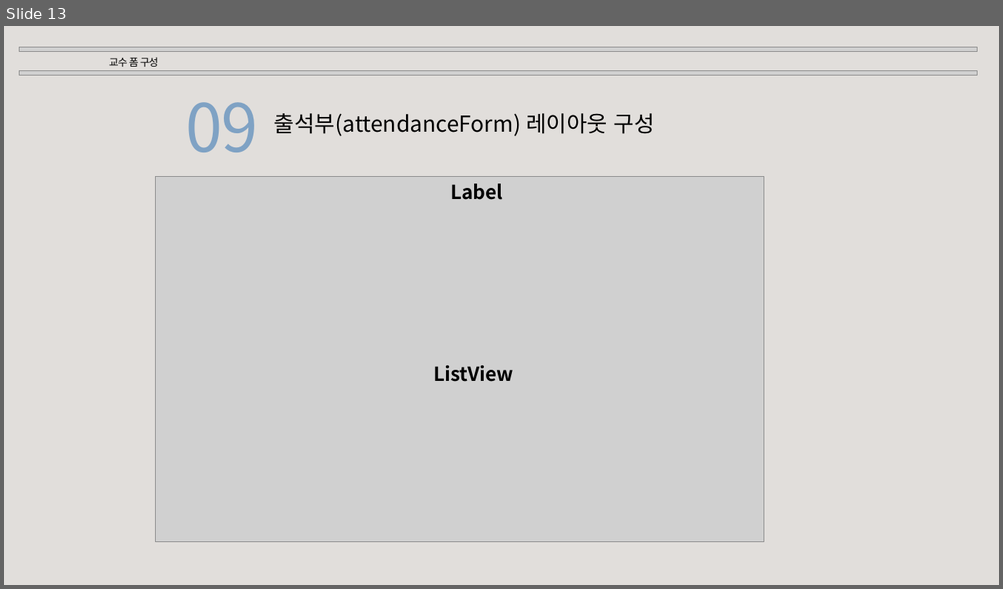
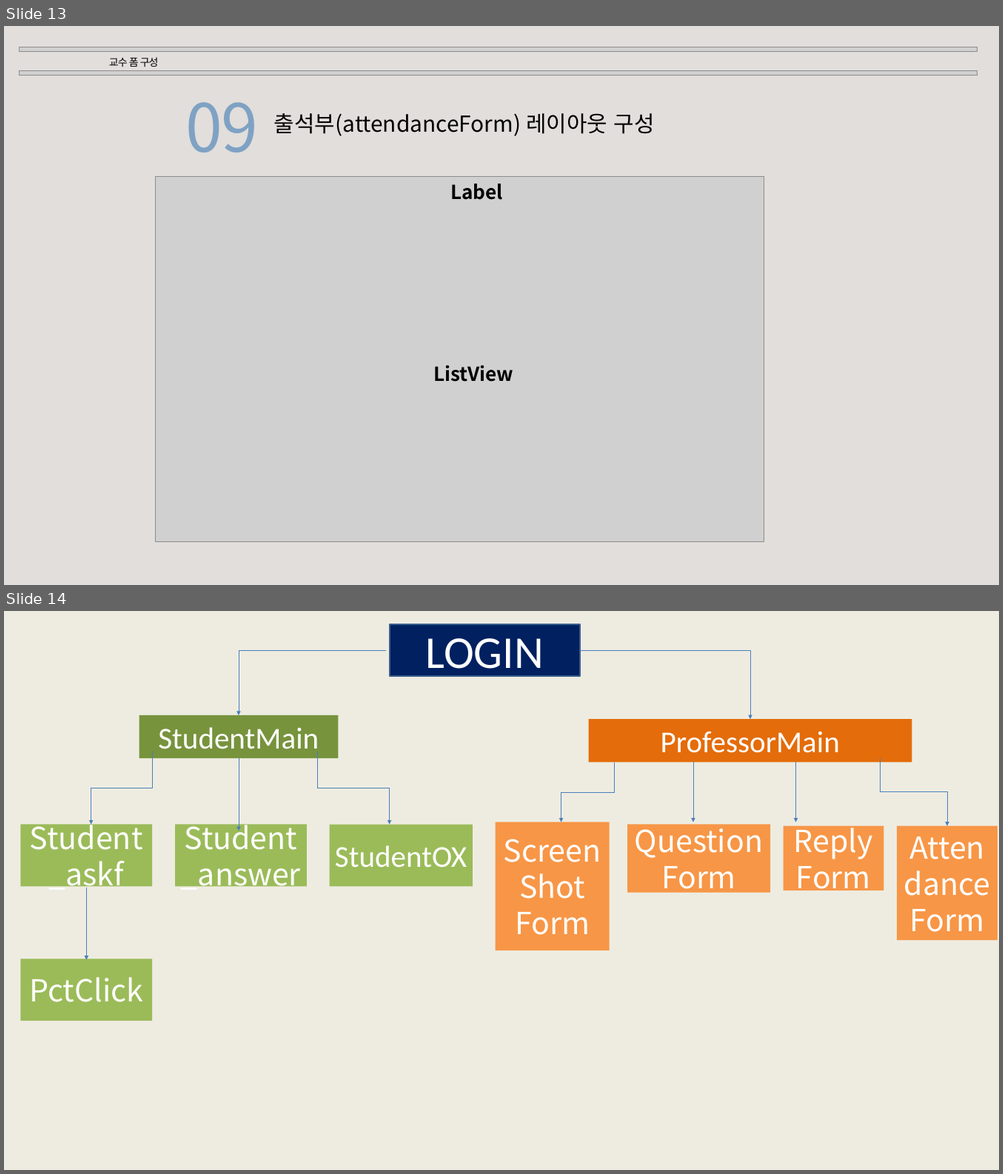
Before and after one commit to KOHYEONJEONG/yh_clientTeam, a slide deck: 캡스톤디자인_5주차.pptx. Shown one above the other, each under a label of ours: slide 13 before the commit, slides 13 and 14 after it. The pictures are 1003x589 and 1003x1174 pixels, drawn with LibreOffice and Linux fonts; fonts in the diff are those of the drawing; grey boxes stand for pictures. Boxes give left, top, right and bottom in pixels: in the first picture for what was removed or moved away, otherwise in the second. Text is boxed around its words. In the diff, an @@ line names an element or a change of style, - is before the commit and + after.

```diff
--- a/캡스톤디자인_5주차.pptx
+++ b/캡스톤디자인_5주차.pptx
@@ slide 14 added at (4,611,999,1170), background #EEECE1 @@
@@ rectangle added at (390,624,580,676), fill #002060, outline #3A5F8C 2 pt, 66 pt, text #FFFFFF @@
+LOGIN
@@ elbow arrow added from (386, 650) to (239, 715), #4B7EBC 0.75 pt @@
@@ elbow arrow added from (580, 650) to (750, 719), #4B7EBC 0.75 pt @@
@@ rectangle added at (139,715,338,759), fill #77933C, 44 pt, text #FFFFFF @@
+StudentMain
@@ rectangle added at (589,719,911,763), fill #E46C0A, 44 pt, text #FFFFFF @@
+ProfessorMain
@@ elbow arrow added from (152, 752) to (91, 824), #4B7EBC 0.75 pt @@
@@ arrow added from (239, 758) to (239, 831), #4B7EBC 0.75 pt @@
@@ elbow arrow added from (317, 752) to (390, 824), #4B7EBC 0.75 pt @@
@@ elbow arrow added from (614, 763) to (561, 823), #4B7EBC 0.75 pt @@
@@ arrow added from (693, 762) to (693, 823), #4B7EBC 0.75 pt @@
@@ arrow added from (796, 762) to (796, 823), #4B7EBC 0.75 pt @@
@@ elbow arrow added from (880, 758) to (947, 826), #4B7EBC 0.75 pt @@
@@ rectangle added at (20,824,152,886), fill #9BBB59, 44 pt, text #FFFFFF @@
+Student_askf
@@ rectangle added at (175,824,307,886), fill #9BBB59, 44 pt, text #FFFFFF @@
+Student_answer
@@ rectangle added at (329,824,472,886), fill #9BBB59, 44 pt, text #FFFFFF @@
+StudentOX
@@ rectangle added at (495,823,609,951), fill #F79646, 44 pt, text #FFFFFF @@
+Screen
+Shot
+Form
@@ rectangle added at (627,824,770,892), fill #F79646, 44 pt, text #FFFFFF @@
+Question
+Form
@@ rectangle added at (782,826,883,891), fill #F79646, 44 pt, text #FFFFFF @@
+Reply
+Form
@@ rectangle added at (896,826,997,940), fill #F79646, 44 pt, text #FFFFFF @@
+Attendance
+Form
@@ arrow added from (87, 888) to (87, 960), #4B7EBC 0.75 pt @@
@@ rectangle added at (20,959,152,1021), fill #9BBB59, 44 pt, text #FFFFFF @@
+PctClick
```
Also in this commit, not shown: 1 slide changed.
